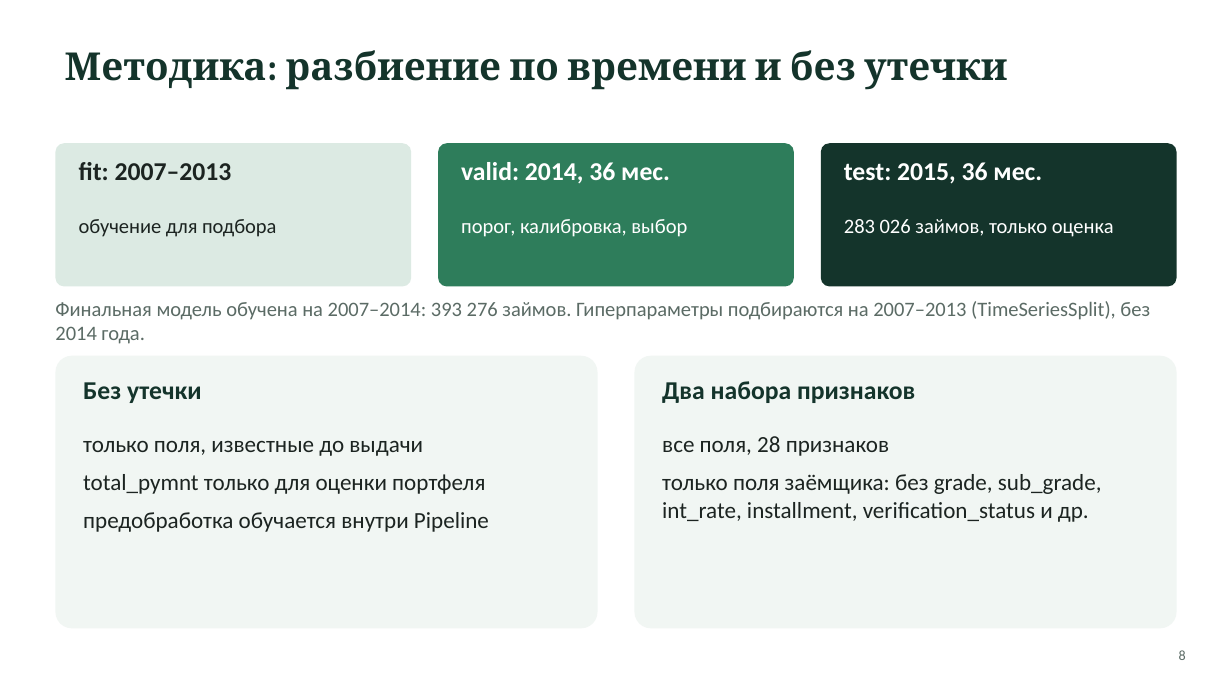
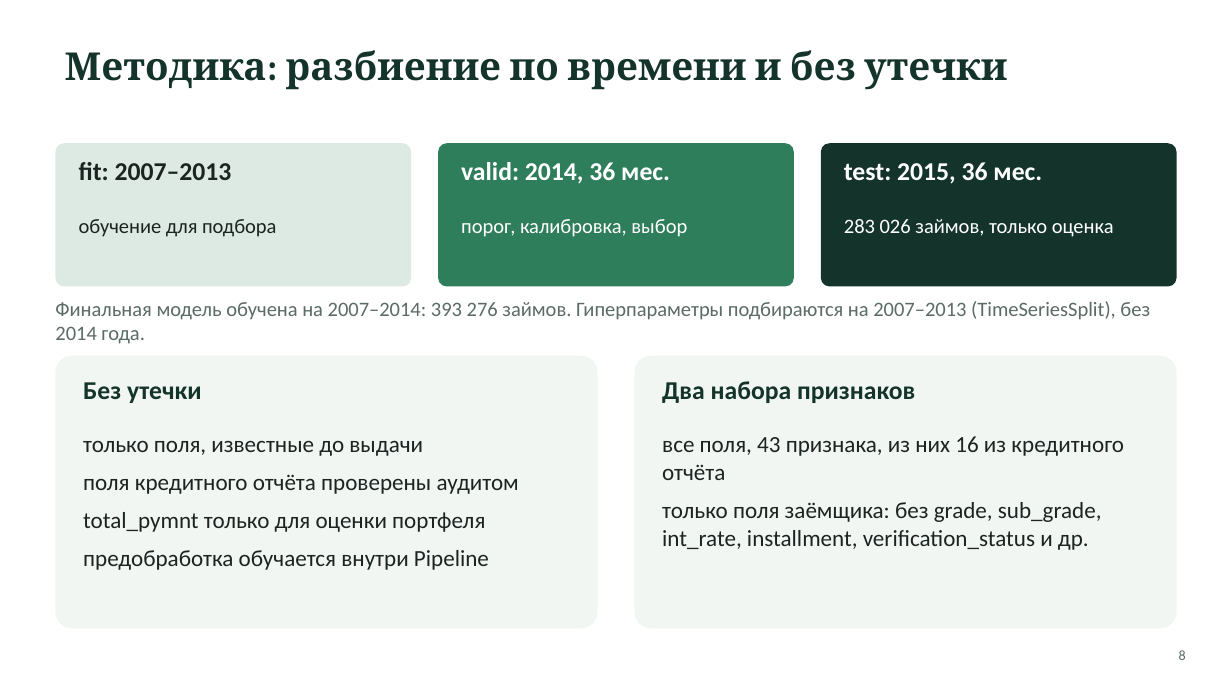
Before and after one commit to yersaa/Loan_default_prediction, a slide deck: slide 8 of docs/presentation.pptx. Drawn at 1232x693 pixels with LibreOffice and Linux fonts; fonts in the diff are those of the drawing. Boxes give left, top, right and bottom in pixels: in the first picture for what was removed or moved away, otherwise in the second. Text is boxed around its words. In the diff, an @@ line names an element or a change of style, - is before the commit and + after.

```diff
--- a/docs/presentation.pptx
+++ b/docs/presentation.pptx
@@ text at bbox=[662, 436, 1124, 480]: text changed @@
-все поля, 28 признаков
+все поля, 43 признака, из них 16 из кредитного отчёта
@@ text at bbox=[83, 474, 519, 494]: paragraph added @@
+поля кредитного отчёта проверены аудитом
```
Also in this commit, not shown: 8 other slides changed, 7 other files.
